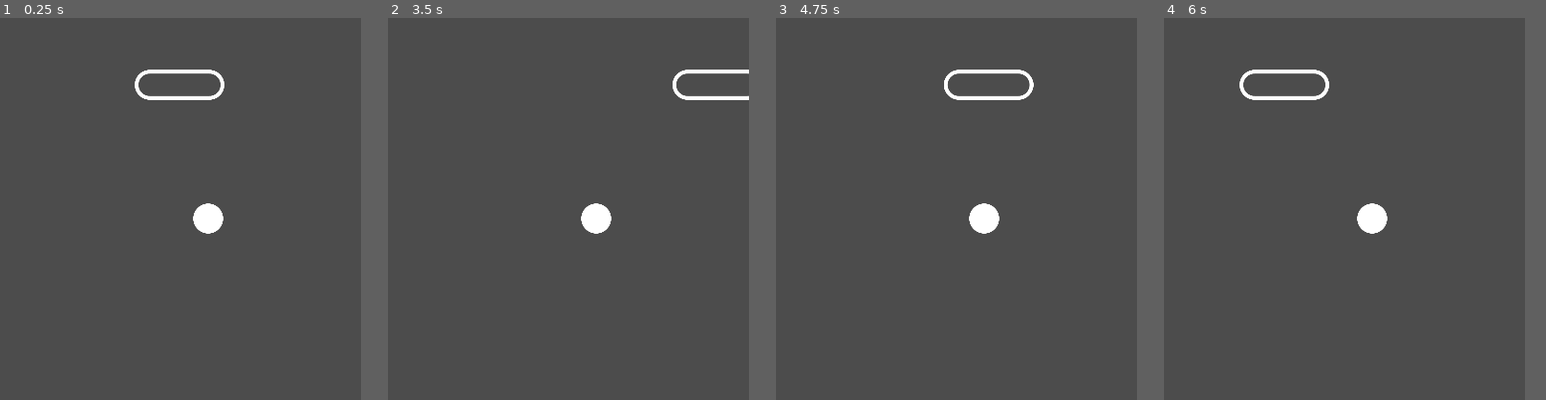
Above: before the commit, frames 1-4 (left to right).
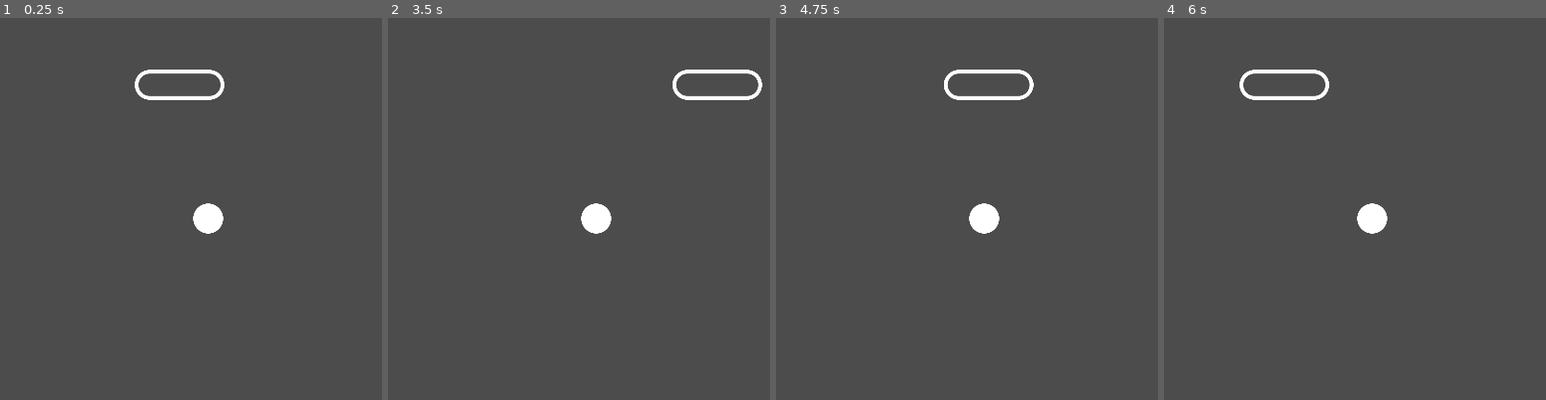
Above: after the commit, the same moments.

Repository: Bluenix2/Project-Breakout
Game: Godot game, scene res://scenes/game.tscn
The game is run twice, just before and just after one commit, with the same random seed, the same clock (stepped at 60 frames per second) and the same inputs.
Inputs:
- Up to frame 1 (0.25 s): no input
- Up to frame 2 (3.5 s): tap Enter at 0.5 s; hold Right (ui_right) 0.53-1.28 s; hold Left (ui_left) 1.28-2.03 s; hold Right (ui_right) from 2.03 s (still down)
- Up to frame 3 (4.75 s): release Right (ui_right) at 3.53 s; hold Left (ui_left) from 3.53 s (still down)
- Up to frame 4 (6 s): release Left (ui_left) at 5.78 s; hold Right (ui_right) from 5.78 s (still down)
The pictures show only the part of the screen within x 9-59%, y 0-50%; the shares and areas given below are measured in that part.
In our replay, the window is 450x800 before the commit and 800x450 after it. These sizes can differ from the game's own. Grey fills any space a smaller window leaves; there, only what the larger window draws over its background counts as a difference.

The runs differ from the first frame. In frame 1, only the window size differs. In frame 2, 0.1% of the frame differs, in the area x 94-98%, y 13-22%; in frame 3, only the window size differs; in frame 4, only the window size differs.

Commit message:
Add Camera2D, and add code to make a responsive screen

Diff:
--- a/project.godot
+++ b/project.godot
@@ -26,11 +26,12 @@
 
 [display]
 
-window/size/width=1440
-window/size/height=2560
+window/size/width=2560
+window/size/height=1440
+window/size/test_width=1280
+window/size/test_height=700
 window/handheld/orientation="portrait"
 window/stretch/mode="2d"
-window/stretch/aspect="keep"
 
 [input]
 
--- a/scenes/game.tscn
+++ b/scenes/game.tscn
@@ -18,4 +18,5 @@
 position = Vector2( 928, 672 )
 
 [node name="Camera" type="Camera2D" parent="."]
-anchor_mode = 0
+offset = Vector2( 1280, 720 )
+current = true
--- a/scripts/game.gd
+++ b/scripts/game.gd
@@ -1,4 +1,26 @@
 extends Node
+
+onready var viewport = get_viewport()
+onready var game_size = Vector2(
+	ProjectSettings.get_setting("display/window/size/width"),
+	ProjectSettings.get_setting("display/window/size/height"))
+
+func _ready():
+	viewport.connect("size_changed", self, "resize_window")
+	resize_window()
+
+func resize_window():
+	var new_size = OS.get_window_size()
+	var scale_factor
+
+	if new_size.x < game_size.x:
+		scale_factor = game_size.x/new_size.x
+		new_size = Vector2(game_size.x, new_size.y*scale_factor)
+	if new_size.y < game_size.y:
+		scale_factor = game_size.y/new_size.y
+		new_size = Vector2(new_size.x*scale_factor, game_size.y)
+
+	viewport.set_size_override(true, new_size)
 
 func _process(delta):
 	process_platform(delta)
